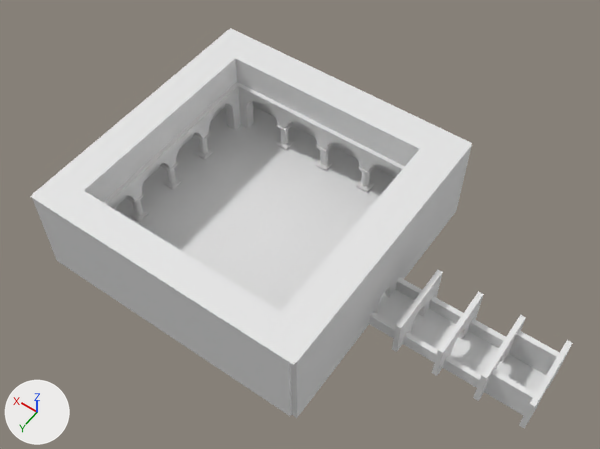
Renders of the Blender file Desi Y Ofelia/Assets/lvl0wall.blend from each side of a commit.
Rendered twice from a camera (50 mm lens) standing at (-55.5, 76.0, 127.7) and looking at (-2.7, 2.1, 11.7). The lights are fixed; the arrows at lower left show +X, +Y and +Z.

Objects in the first picture: 'Arches', 'Floor', 'Main Inner Wall', 'Main Outer Wall'.
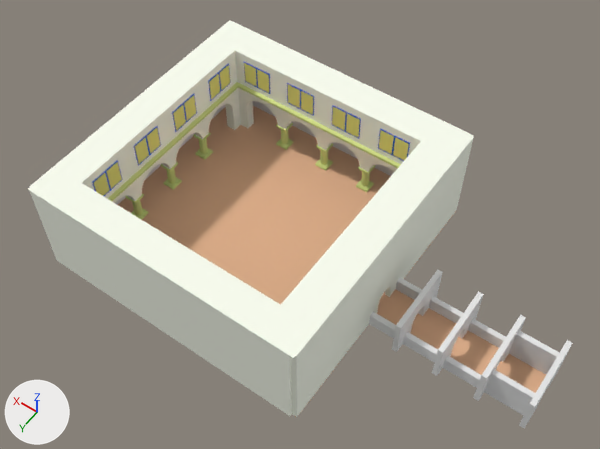
Pixel boxes (x1, y1, x2, y2) of what changed, in the pictures (600 x 449 px):
'Main Outer Wall', reshaped: before (32, 29, 472, 417); after (28, 20, 474, 417)
'Main Inner Wall', deleted: before (30, 28, 472, 382)
'Floor', recoloured, moved: before (114, 106, 546, 418); after (118, 106, 546, 416)
part 1 of me_plane_006, added: after (358, 165, 375, 174)
part 2 of me_plane_006, added: after (316, 144, 333, 152)
part 3 of me_plane_006, added: after (276, 123, 293, 131)
part 4 of me_plane_006, added: after (126, 194, 144, 203)
part 5 of me_plane_006, added: after (356, 180, 374, 192)
part 6 of me_plane_006, added: after (315, 159, 333, 171)
part 7 of me_plane_006, added: after (276, 139, 293, 150)
part 8 of me_plane_006, added: after (195, 148, 213, 160)
part 9 of me_plane_006, added: after (163, 177, 182, 190)
part 10 of me_plane_006, built on: before (35, 101, 397, 209); after (28, 20, 474, 382)
part 11 of me_plane_006, recoloured: (32, 145, 472, 417) in both

The change, as a list of edits to the scene's bpy script:
```text
Add mat_default:
    mat_default = diffuse_material('Default')
    mat_default.base_color = (0.967, 1.0, 0.879)  # white #fbfff1
Change me_plane_010:
    where me_plane_010.from_pydata(...)  # 16 vertices, 12 faces; spans x 4.0..4.3, y -27.0..27.0, z -58.3..27.4
    add me_plane_010.materials.append(mat_floor)  # beige #e7b692
Change me_plane_006:
    used by ob_main_outer_wall; location = (-20.4, 0.8, 3.9); rotation_euler = (-3.142, 1.571, 0.0), in degrees (-180, 90, 0)
    remove me_plane_006.from_pydata(...)  # 56 vertices, 40 faces; spans x -14.6..4.0, y -27.5..27.5, z -55.8..0.0
    add me_plane_006.from_pydata(...)  # 2144 vertices, 1342 faces; spans x -16.6..4.0, y -27.5..27.5, z -55.8..0.0
    me_plane_006 part 1: a new loose piece, a box spanning x -1.88..-1.63, y 20.52..23.02, z -19.38..-16.88, in mat_column_and_ledge (green #dae791)
    me_plane_006 part 2: a new loose piece, a box spanning x -1.88..-1.63, y 20.52..23.02, z -29.38..-26.88, in mat_column_and_ledge (green #dae791)
    me_plane_006 part 3: a new loose piece, a box spanning x -1.88..-1.63, y 20.52..23.02, z -39.38..-36.88, in mat_column_and_ledge (green #dae791)
    me_plane_006 part 4: a new loose piece, a box spanning x -1.87..-1.62, y -11.48..-8.98, z -51.38..-48.88, in mat_column_and_ledge (green #dae791)
    me_plane_006 part 5: a new loose piece, a box spanning x 3.37..3.87, y 20.47..23.07, z -19.43..-16.83, in mat_column_and_ledge (green #dae791)
    me_plane_006 part 6: a new loose piece, a box spanning x 3.37..3.87, y 20.47..23.07, z -29.43..-26.83, in mat_column_and_ledge (green #dae791)
    me_plane_006 part 7: a new loose piece, a box spanning x 3.37..3.87, y 20.47..23.07, z -39.43..-36.83, in mat_column_and_ledge (green #dae791)
    me_plane_006 part 8: a new loose piece, a box spanning x 3.38..3.88, y 8.47..11.07, z -51.43..-48.83, in mat_column_and_ledge (green #dae791)
    me_plane_006 part 9: a new loose piece, a box spanning x 3.38..3.88, y -1.53..1.07, z -51.43..-48.83, in mat_column_and_ledge (green #dae791)
    me_plane_006 part 10: 12 vertices moved from x -14.6, y -27.5..27.5, z -55.8..0.0 to x -16.6, y -27.5..27.5, z -55.8..0.0; 1848 vertices added at x -16.6..3.9, y -27.5..27.5, z -55.6..-0.1
    me_plane_006 part 11: 36 faces spanning x -16.6..4.0, y -27.5..27.5, z -55.8..0.0 switch from no material to mat_default (white #fbfff1)
    add me_plane_006.materials.append(mat_window_pane)  # blue #0050e7
    add me_plane_006.materials.append(mat_window_glass)  # yellow #e7e582
    add me_plane_006.materials.append(mat_column_and_ledge)  # green #dae791
    add me_plane_006.materials.append(mat_back_walls)  # white #e7e7e7
Change ob_floor:
    ob_floor.location: (-23.4, 0.8, 3.9) -> (-23.4, 0.8, 4.1)
Remove ob_main_inner_wall:
    ob_main_inner_wall = bpy.data.objects.new('Main Inner Wall', me_circle_004)
```
